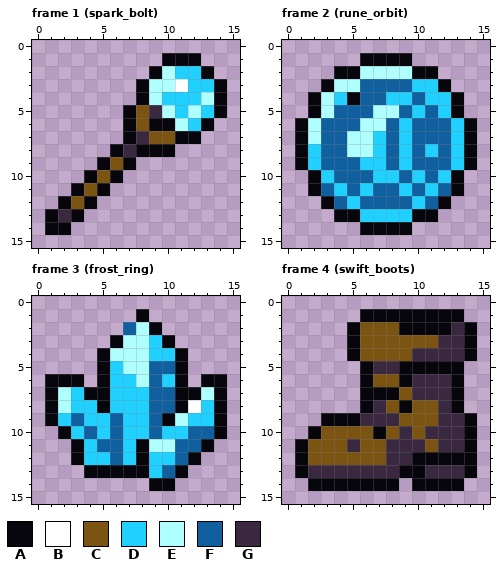
One commit to this pixel-art file: projects/007_survivors/art/icons.aseprite. This is how it looked before the edit.
16x16 pixels, 8 frames. Colours within 5 levels of each other are drawn and written as one. Shown: frame 1 (spark_bolt), frame 2 (rune_orbit), frame 3 (frost_ring), frame 4 (swift_boots). The commit also changed other frames, which this record leaves out.
Palette (. is transparent): A #06060c  B #ffffff  C #7a5410  D #20d0ff  E #b0ffff  F #1060a0  G #3a2840
Pixels before, frame 1 (spark_bolt), first column x 1:
 1 .........AAA..
 2 ........AEDDA.
 3 .......AEEBDDA
 4 .......AEDDDEA
 5 ......ACGEDEDA
 6 ......ACAAEDA.
 7 ......AGCCAA..
 8 .....AGAAA....
 9 ....ACA.......
10 ...ACA........
11 ..ACA.........
12 .ACA..........
13 AGA...........
14 AA............
Pixels before, frame 2 (rune_orbit), first column x 1:
 1 .....AAAA.....
 2 ...AAEEEEAA...
 3 ..AEEFFFFDDA..
 4 .AEDAFFDDFDDA.
 5 .AEFFFEEFDFDA.
 6 AEFFFEEFDFFFDA
 7 AEFFEEDFDFFFDA
 8 ADFFEEDFDFDFDA
 9 ADFFFDDFDFFFDA
10 .ADFFFDDFDFDA.
11 .AFDFDFFDFDFA.
12 ..AFDFFFFDFA..
13 ...AADDDDAA...
14 .....AAAA.....
Pixels before, frame 3 (frost_ring), first column x 1:
 1 .......A......
 2 ......FEA.....
 3 .....AEEDA....
 4 ....AEEEDDA...
 5 ....ADEEFFA...
 6 AAA.ADDEFDA.AA
 7 AEDAADDDFFAAEA
 8 AEDDADDDFFABDA
 9 ADFDDFDDFAEDDA
10 .ADFDFDDFDDFFA
11 ..ADFFDAEEFFA.
12 ..ADDFDADDFA..
13 ...AAAAADFA...
14 ........AA....
Pixels before, frame 4 (swift_boots), first column x 1:
 1 .....AAAAAAAA.
 2 ....ACCCAAAAGA
 3 ....ACCCCCCGGA
 4 ....ACCCCGGGGA
 5 .....AGGAAAAA.
 6 .....ACCAGGGA.
 7 .....AAACGGGA.
 8 .....AGCACCGA.
 9 ..AAAGGGCCCGGA
10 .ACCCCACGCGGGA
11 ACCCGCCGGGCGGA
12 ACCCCCCGGAAAAA
13 AGGGGGGGAAGGGA
14 .AAAAAAA.AAAA.
After the commit:
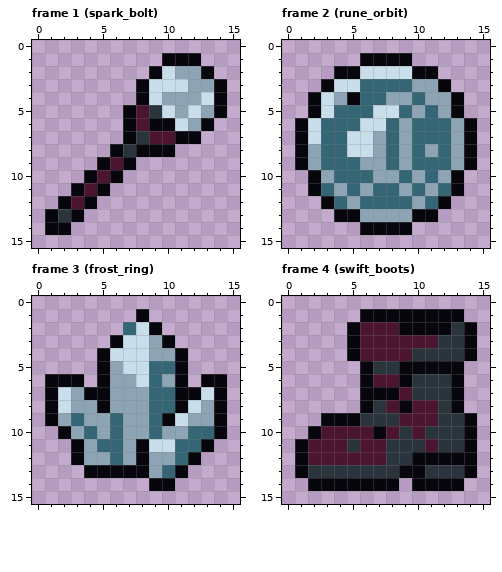
The edit:
colour C: #7a5410 -> #4b1530
colour D: #20d0ff -> #8ca4b4
colour E: #b0ffff -> #c8dfeb
colour F: #1060a0 -> #346675
colour G: #3a2840 -> #2a343d
Changed rows in their new state; - is a pixel that keeps its letter.
Frame 1 (spark_bolt):
first column x 11:
 3 E
Frame 3 (frost_ring):
first column x 12:
 8 E
Pixel boxes of the changes (left, top, right, bottom) in both pictures:
changed: (58, 66, 214, 222)
changed: (308, 66, 464, 222)
changed: (58, 322, 214, 478)
changed: (308, 322, 464, 478)
